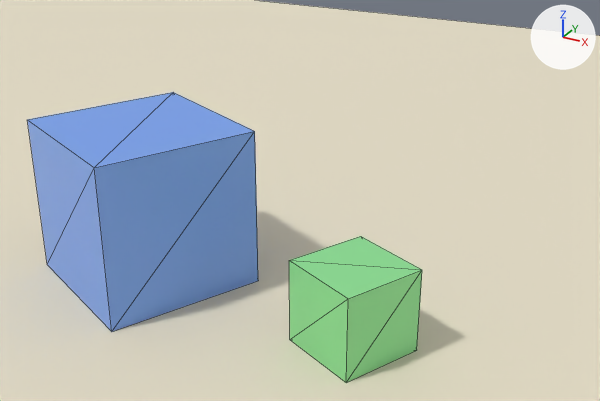
The COLLADA model RayTracer/res/testScene_cube.dae, before and after one commit.
Before and after are seen from a camera (50 mm lens) standing at (6.13, -4.44, 2.59) and looking at (3.88, -0.35, 0.54). Lighting does not change. The marker at upper right points along +X, +Y and +Z. Mesh edges are drawn as thin lines.
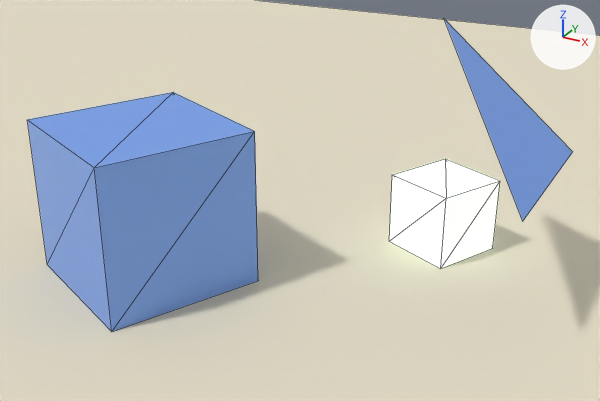
The change, as a list of edits to the scene's bpy script:
```text
Change mat_m_cube_green:
    add mat_m_cube_green.emission_strength = 1.0
    add mat_m_cube_green.emission_color = (0.8, 0.8, 0.8)  # white #e7e7e7
Add me_plane_006:
    me_plane_006.from_pydata([(5.275, -0.549, 0.796), (4.386, 0.605, 1.533), (5.275, 0.605, 0.796)], [], [(0, 2, 1)])
    me_plane_006.materials.append(mat_m_cube_blue)  # blue #79a4f0
Add me_cube_006:
    me_cube_006.from_pydata([(4.168, 0.412, 0.0), (4.168, 0.412, 0.5), (4.379, 0.865, 0.0), (4.379, 0.865, 0.5), (4.621, 0.201, 0.0), (4.621, 0.201, 0.5), (4.832, 0.654, 0.0), (4.832, 0.654, 0.5)], [], [(1, 2, 0), (3, 6, 2), (7, 4, 6), (5, 0, 4), (2, 4, 0), (3, 5, 7), (1, 3, 2), (3, 7, 6), (7, 5, 4), (5, 1, 0), (2, 6, 4), (3, 1, 5)])
    me_cube_006.materials.append(mat_m_cube_green)  # green #8de093
Remove ob_cube_001:
    ob_cube_001 = bpy.data.objects.new('Cube_001', me_cube_002)
    ob_cube_001.location = (0.0, 0.0, 0.0)
Add ob_triangle:
    ob_triangle = bpy.data.objects.new('Triangle', me_plane_006)
    ob_triangle.location = (0.0, 0.0, 0.0)
Add ob_cube_006:
    ob_cube_006 = bpy.data.objects.new('Cube_006', me_cube_006)
    ob_cube_006.location = (0.0, 0.0, 0.0)
```

Location of each change, [x1, y1, x2, y2] in pixels of the pictures (600 x 401 px):
'Cube_001', deleted (green): before [289, 236, 422, 383]
'Cube_006', added: after [389, 159, 500, 269]
'Triangle', added (blue): after [444, 19, 572, 221]
